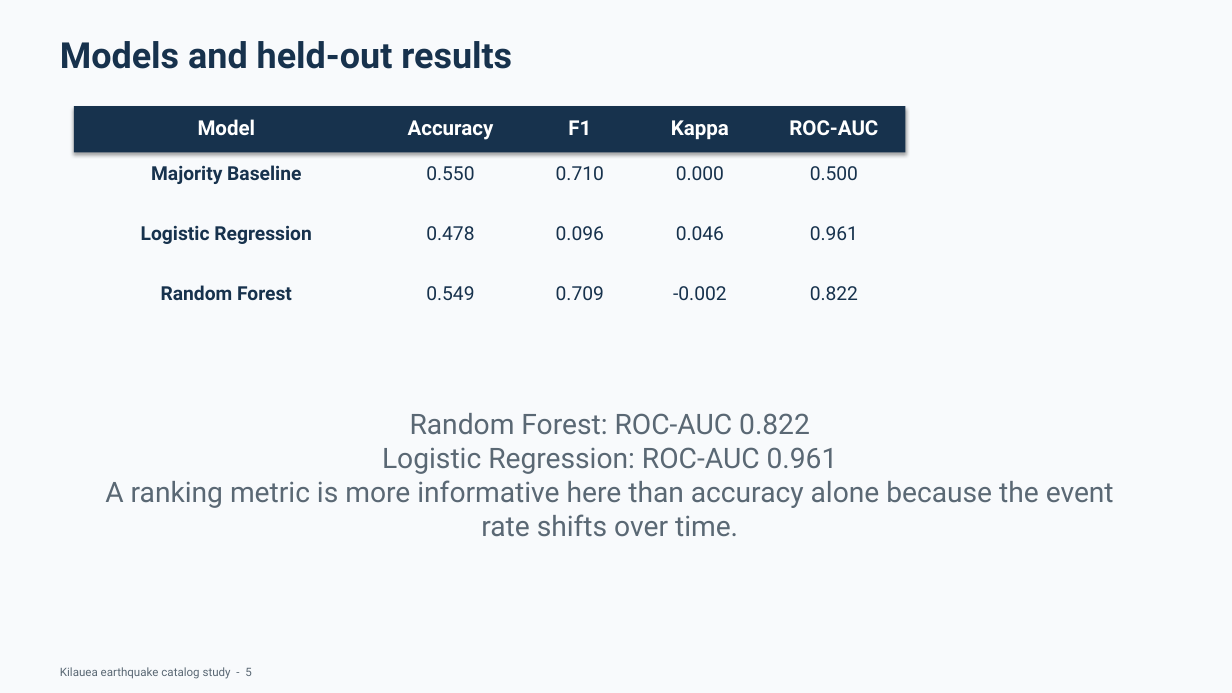
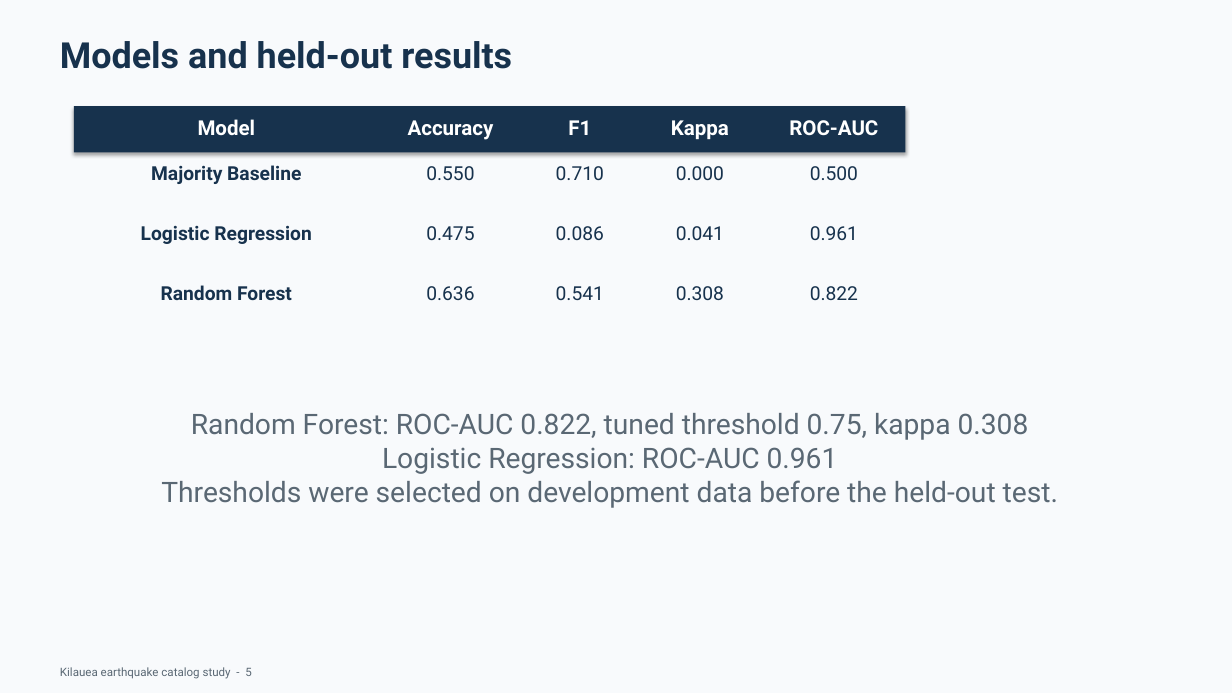
Before and after one commit to mokshithr530/volcano-eruption-ml, a slide deck: slide 5 of slides/volcano_eruption_prediction_review.pptx. Drawn at 1232x693 pixels with LibreOffice and Linux fonts; fonts in the diff are those of the drawing. Boxes give left, top, right and bottom in pixels: in the first picture for what was removed or moved away, otherwise in the second. Text is boxed around its words. In the diff, an @@ line names an element or a change of style, - is before the commit and + after.

Commit message:
Tune thresholds and add GitHub handoff guide

```diff
--- a/slides/volcano_eruption_prediction_review.pptx
+++ b/slides/volcano_eruption_prediction_review.pptx
@@ text at <box>426,226,474,240</box>: text changed @@
-0.478
+0.475
@@ text at <box>556,226,604,240</box>: text changed @@
-0.096
+0.086
@@ text at <box>676,226,724,240</box>: text changed @@
-0.046
+0.041
@@ text at <box>426,286,474,300</box>: text changed @@
-0.549
+0.636
@@ text at <box>556,286,604,300</box>: text changed @@
-0.709
+0.541
@@ text at <box>676,286,724,300</box>: text changed @@
--0.002
+0.308
@@ text at <box>161,413,1058,508</box>: text changed @@
-Random Forest: ROC-AUC 0.822
-Logistic Regression: ROC-AUC 0.961
-A ranking metric is more informative here than accuracy alone because the event rate shifts over time.
+Random Forest: ROC-AUC 0.822, tuned threshold 0.75, kappa 0.308
+Logistic Regression: ROC-AUC 0.961
+Thresholds were selected on development data before the held-out test.
```
Also in this commit, not shown: 1 other slide changed, 9 other files.
